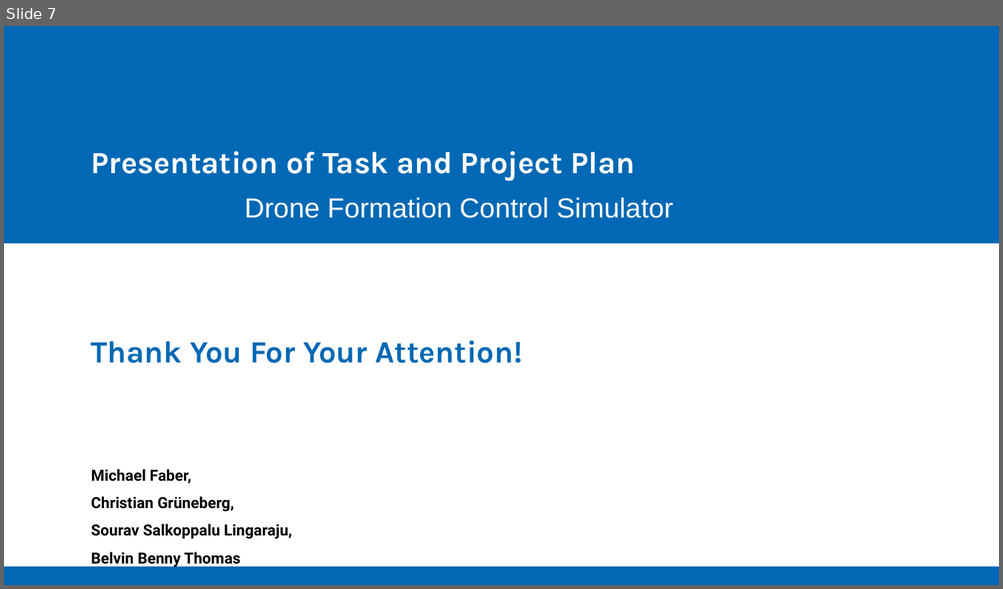
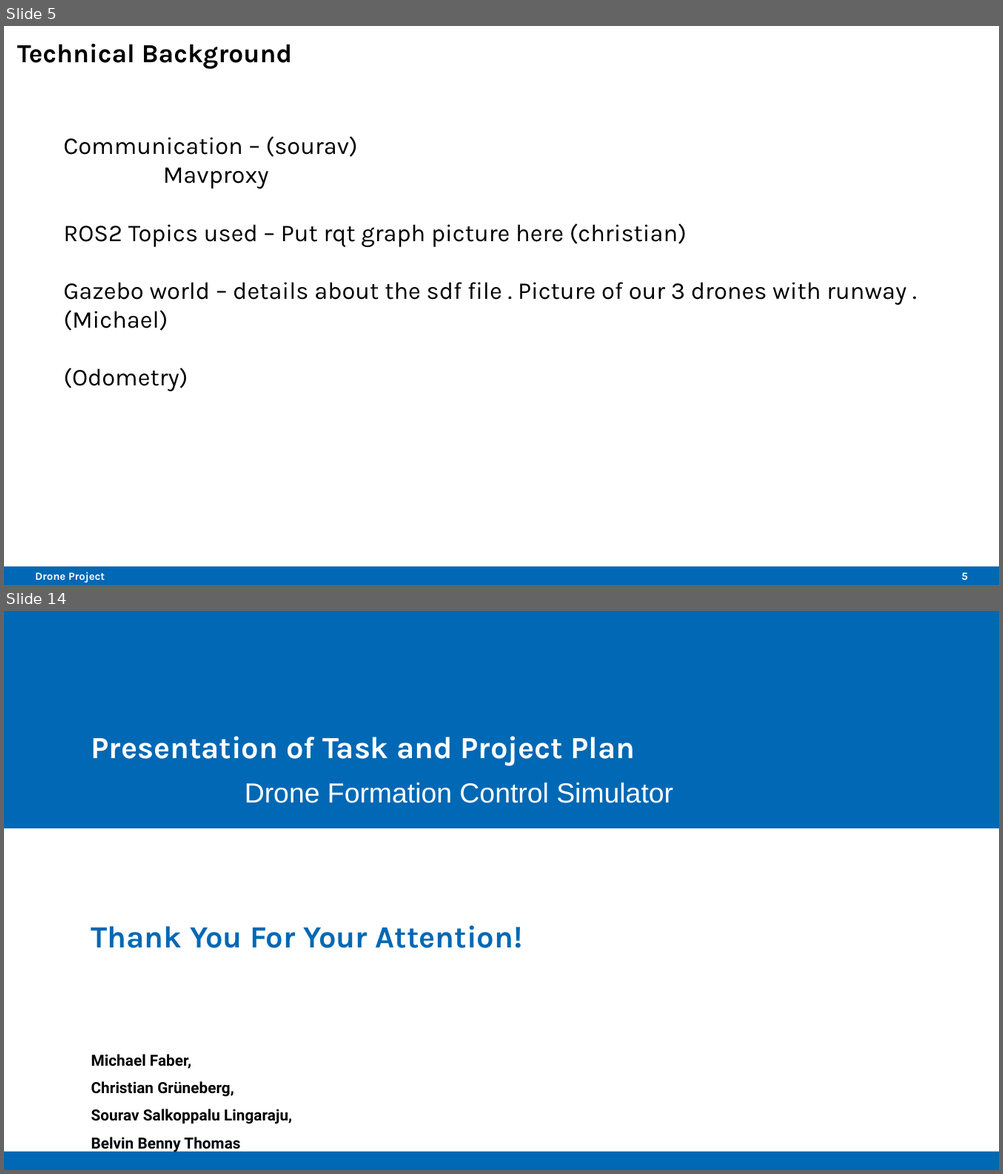
Before and after one commit to Belvin7/Drone_Project_personal-, a slide deck: AMS_Intermediate_Presentation.odp. Shown one above the other, each under a label of ours: slide 7 before the commit, slides 5 and 14 after it; the slides between them are not shown. The pictures are 1003x589 and 1003x1174 pixels, drawn with LibreOffice and Linux fonts; fonts in the diff are those of the drawing; background and template pictures are left out. Boxes give left, top, right and bottom in pixels: in the first picture for what was removed or moved away, otherwise in the second. Text is boxed around its words. In the diff, an @@ line names an element or a change of style, - is before the commit and + after.

```diff
--- a/AMS_Intermediate_Presentation.odp
+++ b/AMS_Intermediate_Presentation.odp
@@ slide 5 added at bbox=[4, 26, 999, 585], background #FFFFFF; not listed: 1 template element that a slide beside it also shows @@
@@ title added at bbox=[17, 44, 292, 69], 18.9 pt, text #000000, bold @@
+Technical Background
@@ text added at bbox=[63, 136, 906, 392], 17.5 pt, text #000000 @@
+Communication – (sourav)
+Mavproxy
+ROS2 Topics used – Put rqt graph picture here (christian)
+Gazebo world – details about the sdf file . Picture of our 3 drones with runway . (Michael)
+(Odometry)
@@ text added at bbox=[35, 572, 105, 583], 7.9 pt, text #FFFFFF, bold @@
+Drone Project
@@ page number added at bbox=[961, 573, 967, 581], 7.9 pt, text #FFFFFF, bold @@
+5
@@ what was slide 7 is now slide 14 @@
```
Also in this commit, not shown: 4 slides changed, 8 other slides added, 2 slides removed, 1 other file.
